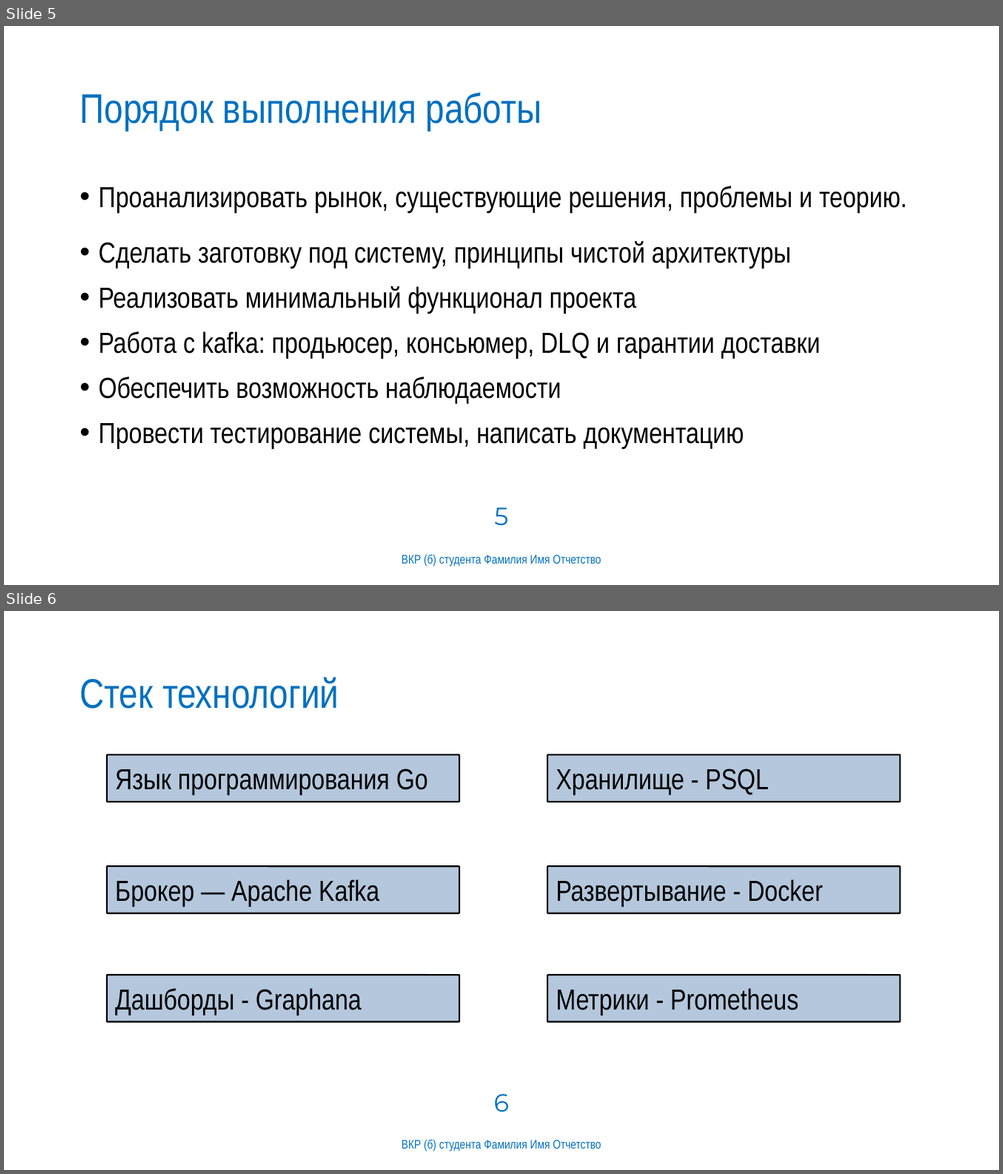
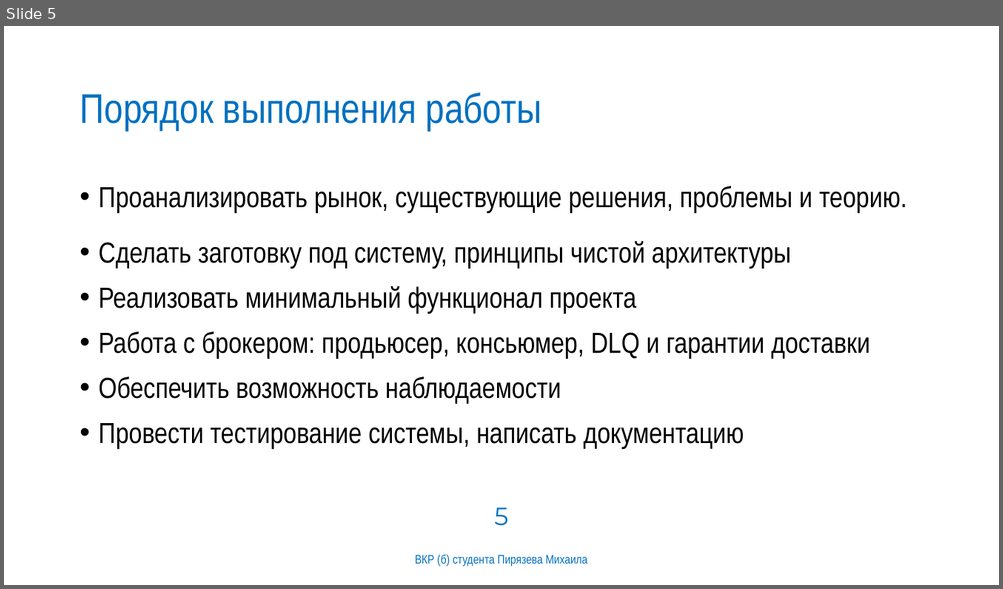
Before and after one commit to MAPiryazev/Diploma, a slide deck: docs/презентация.pptx. Shown one above the other, each under a label of ours: slides 5 and 6 before the commit, slide 5 after it. The pictures are 1003x1174 and 1003x589 pixels, drawn with LibreOffice and Linux fonts; fonts in the diff are those of the drawing; background and template pictures are left out. Boxes give left, top, right and bottom in pixels: in the first picture for what was removed or moved away, otherwise in the second. Text is boxed around its words. In the diff, an @@ line names an element or a change of style, - is before the commit and + after.

```diff
--- a/docs/презентация.pptx
+++ b/docs/презентация.pptx
@@ slide 6 removed at bbox=[4, 611, 999, 1170], background #FFFFFF @@
@@ title removed at bbox=[79, 677, 338, 709] @@
-Стек технологий
@@ rounded rectangle removed at bbox=[107, 755, 459, 802] @@
-Язык программирования Go
@@ rounded rectangle removed at bbox=[547, 755, 899, 802] @@
-Хранилище - PSQL
@@ rounded rectangle removed at bbox=[107, 867, 459, 914] @@
-Брокер — Apache Kafka
@@ rounded rectangle removed at bbox=[547, 867, 899, 914] @@
-Развертывание - Docker
@@ rounded rectangle removed at bbox=[107, 975, 459, 1022] @@
-Дашборды - Graphana
@@ rounded rectangle removed at bbox=[547, 975, 899, 1022] @@
-Метрики - Prometheus
@@ page number removed at bbox=[494, 1094, 509, 1113] @@
-6
@@ text removed at bbox=[401, 1140, 600, 1152] @@
-ВКР (б) студента Фамилия Имя Отчетство
@@ slide 5 changed as well @@
@@ text at bbox=[99, 332, 870, 358]: text changed @@
-• Работа с kafka: продьюсер, консьюмер, DLQ и гарантии доставки
+• Работа с брокером: продьюсер, консьюмер, DLQ и гарантии доставки
@@ text at bbox=[415, 554, 588, 567]: text changed @@
-ВКР (б) студента Фамилия Имя Отчетство
+ВКР (б) студента Пирязева Михаила
```
Also in this commit, not shown: 4 other slides changed, 10 slides added, 11 other slides removed, 6 other files.
